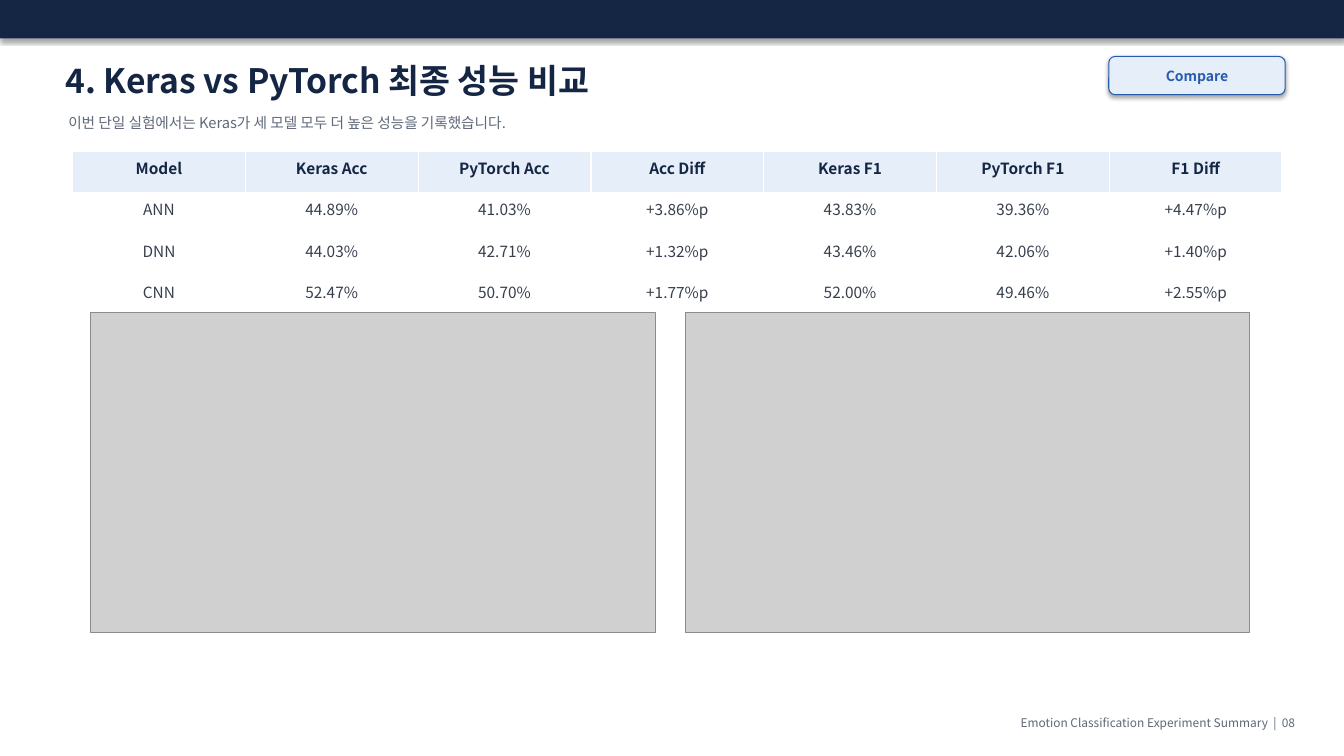
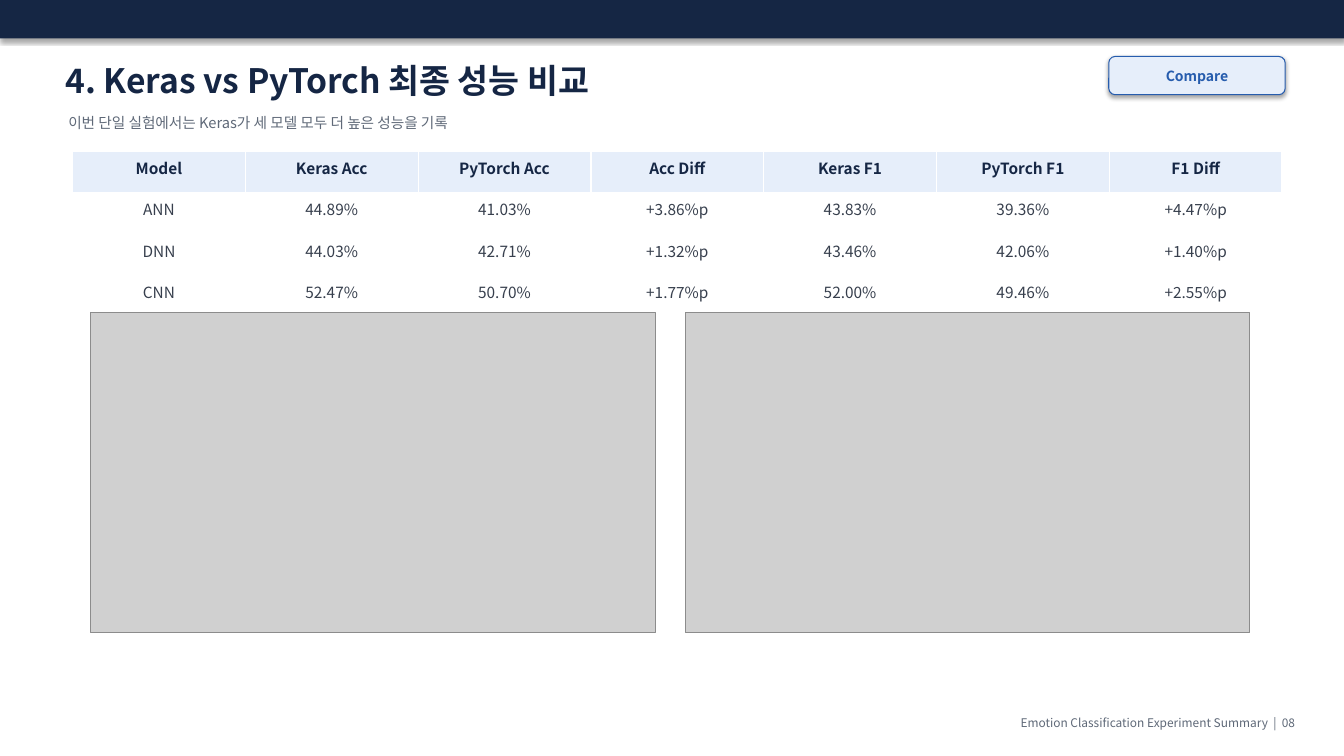
Before and after one commit to a38200-pixel/ANN_DNN_CNN_Architecture_Improvement, a slide deck: slide 11 of 어린이_감정분류_실험결과.pptx. Drawn at 1344x756 pixels with LibreOffice and Linux fonts; fonts in the diff are those of the drawing; grey boxes stand for pictures. Boxes give left, top, right and bottom in pixels: in the first picture for what was removed or moved away, otherwise in the second. Text is boxed around its words. In the diff, an @@ line names an element or a change of style, - is before the commit and + after.

```diff
--- a/어린이_감정분류_실험결과.pptx
+++ b/어린이_감정분류_실험결과.pptx
@@ text at <box>68,115,448,129</box>: text changed @@
-이번 단일 실험에서는 Keras가 세 모델 모두 더 높은 성능을 기록했습니다.
+이번 단일 실험에서는 Keras가 세 모델 모두 더 높은 성능을 기록
```
Also in this commit, not shown: 9 other slides changed.
